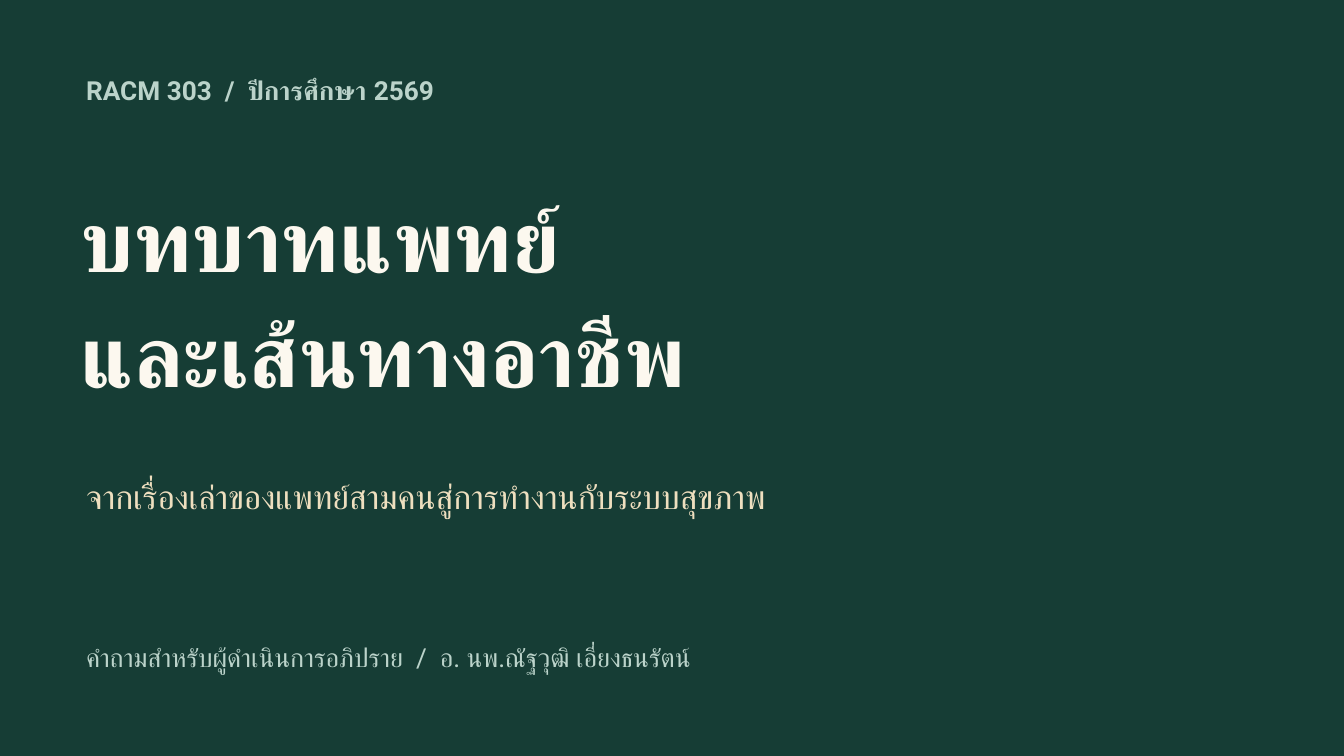
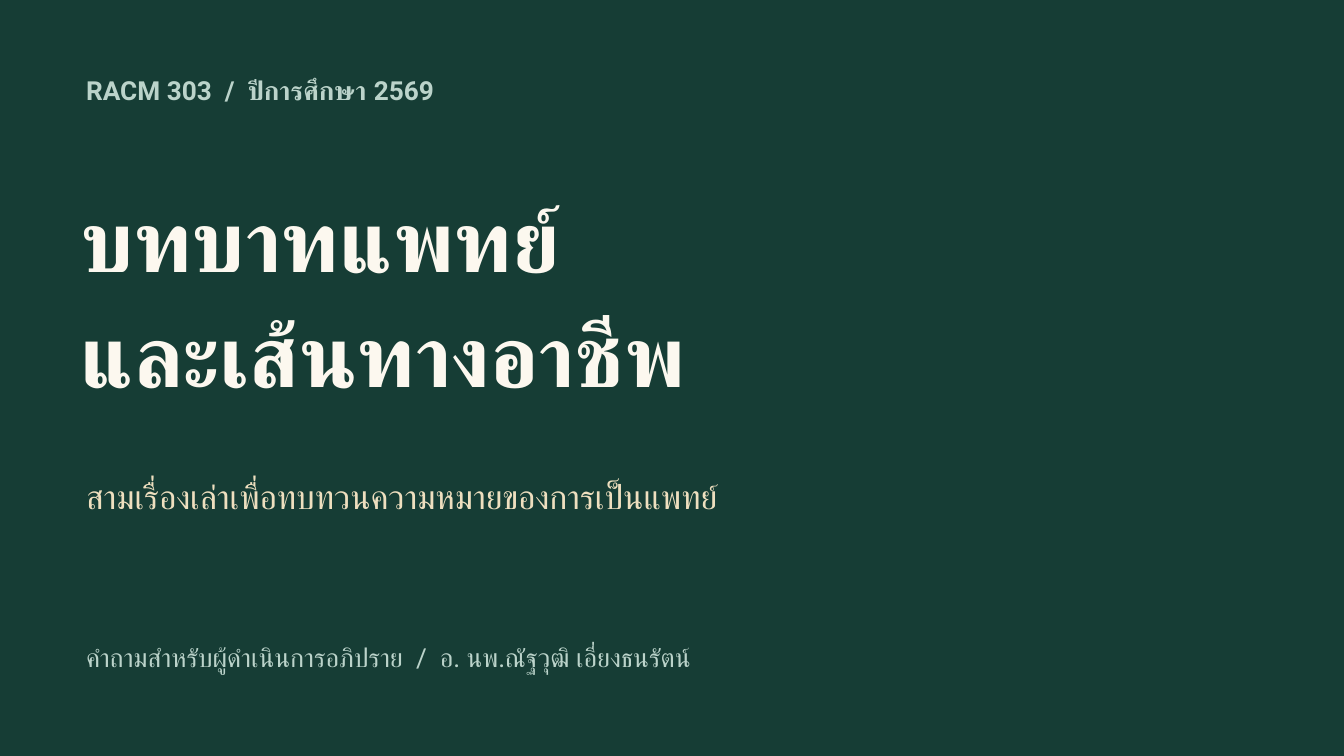
Before and after one commit to smartwoo/racm303-2569-faculty-member, a slide deck: slide 1 of exports/pptx/RACM303_2569_Physician_Roles_Moderator.pptx. Drawn at 1344x756 pixels with LibreOffice and Linux fonts; fonts in the diff are those of the drawing. Boxes give left, top, right and bottom in pixels: in the first picture for what was removed or moved away, otherwise in the second. Text is boxed around its words. In the diff, an @@ line names an element or a change of style, - is before the commit and + after.

```diff
--- a/exports/pptx/RACM303_2569_Physician_Roles_Moderator.pptx
+++ b/exports/pptx/RACM303_2569_Physician_Roles_Moderator.pptx
@@ text at [86,483,718,510]: text changed @@
-จากเรื่องเล่าของแพทย์สามคนสู่การทำงานกับระบบสุขภาพ
+สามเรื่องเล่าเพื่อทบทวนความหมายของการเป็นแพทย์
```
Also in this commit, not shown: 4 other slides changed, 15 slides added, 11 slides removed.
